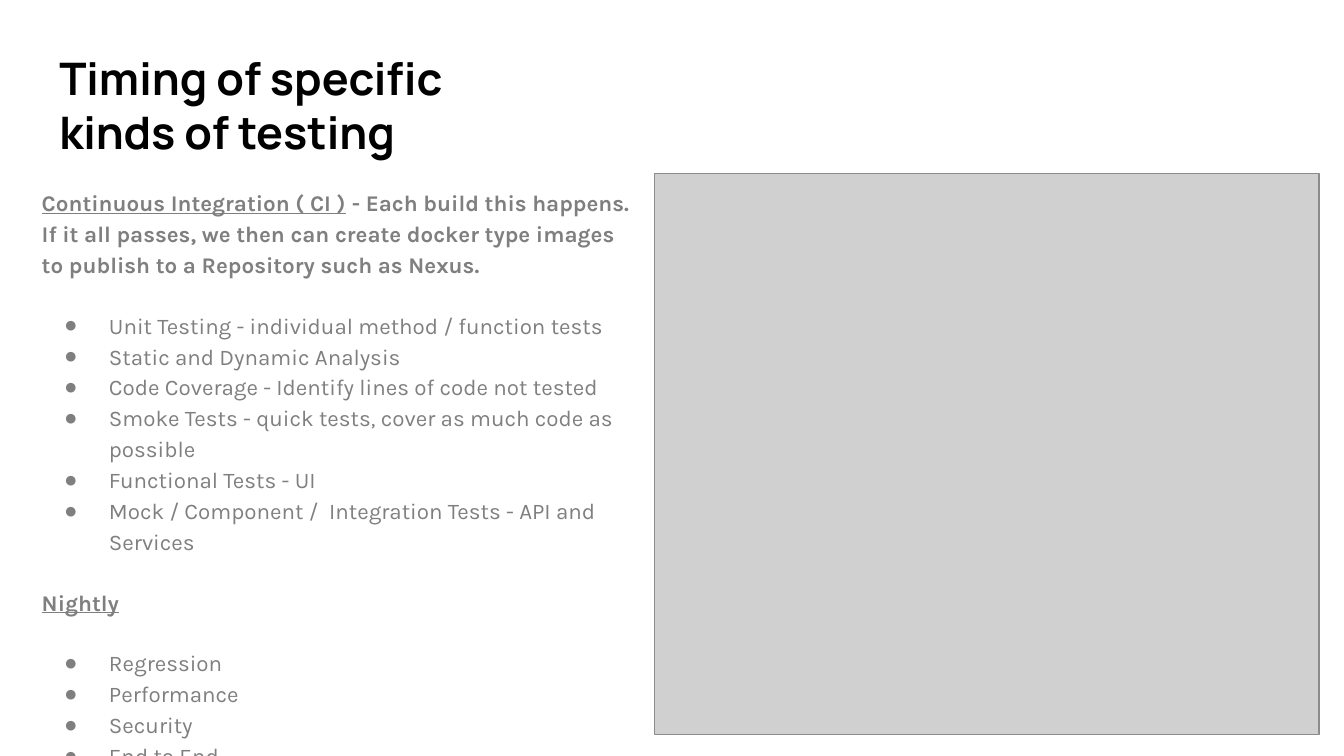
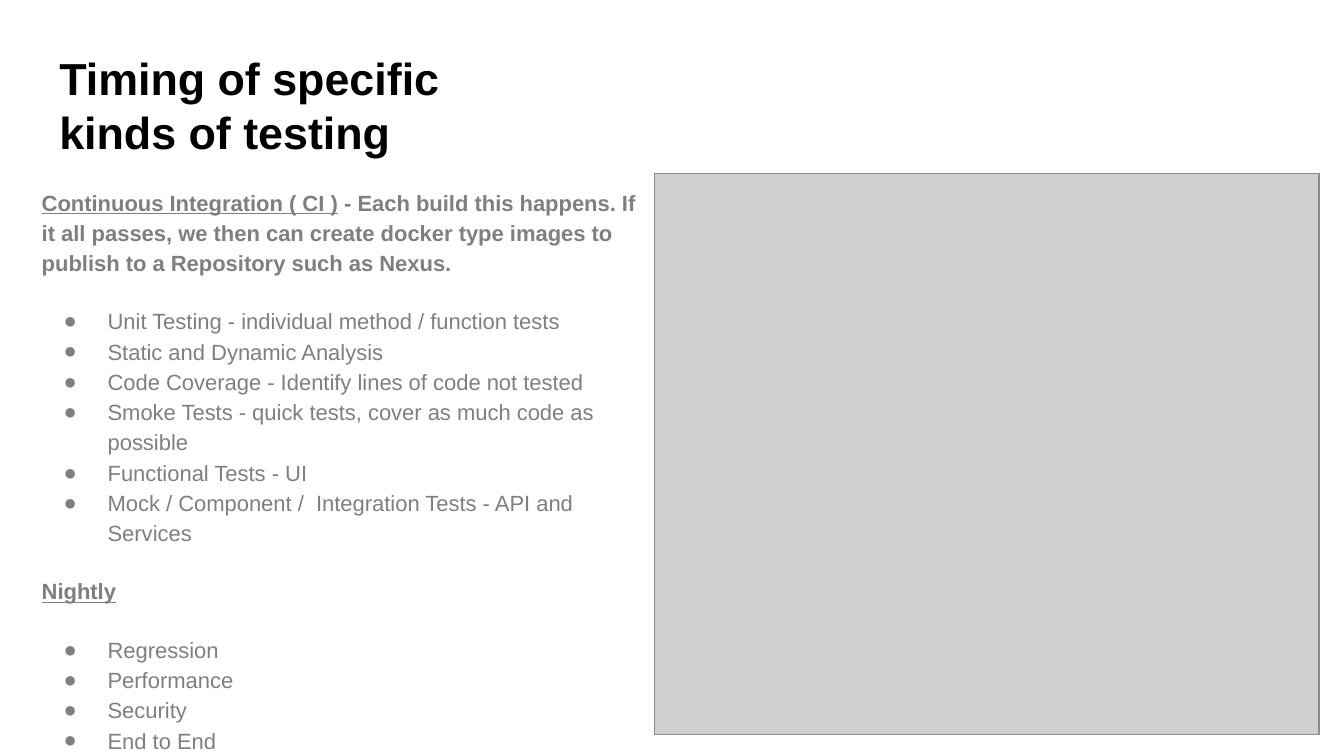
Before and after one commit to christopherroberthardy/RESUME, a slide deck: slide 7 of Professional profile - Christopher Hardy.pptx. Drawn at 1344x756 pixels with LibreOffice and Linux fonts; fonts in the diff are those of the drawing; grey boxes stand for pictures. Boxes give left, top, right and bottom in pixels: in the first picture for what was removed or moved away, otherwise in the second. Text is boxed around its words. In the diff, an @@ line names an element or a change of style, - is before the commit and + after.

```diff
--- a/Professional profile - Christopher Hardy.pptx
+++ b/Professional profile - Christopher Hardy.pptx
@@ title "Timing of specific kinds of ..." at (59, 62, 439, 158): font Manrope to Arial @@
@@ text "Continuous Integration ( CI ) ..." at (42, 195, 635, 749): size 12 to 11.8 pt, font Karla to Arial; indent changed; less space between paragraphs @@
```
Also in this commit, not shown: 12 other slides changed, 1 other file.
